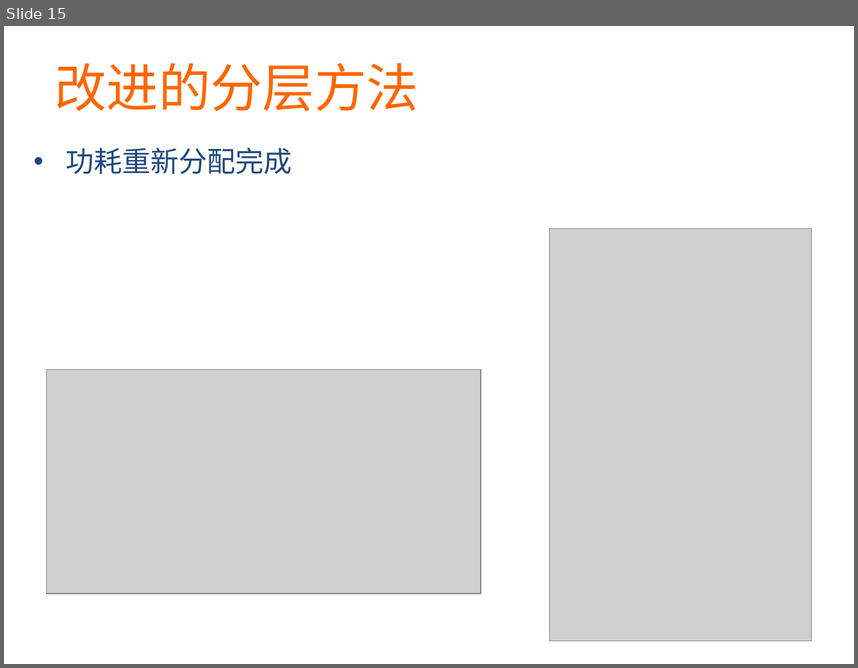
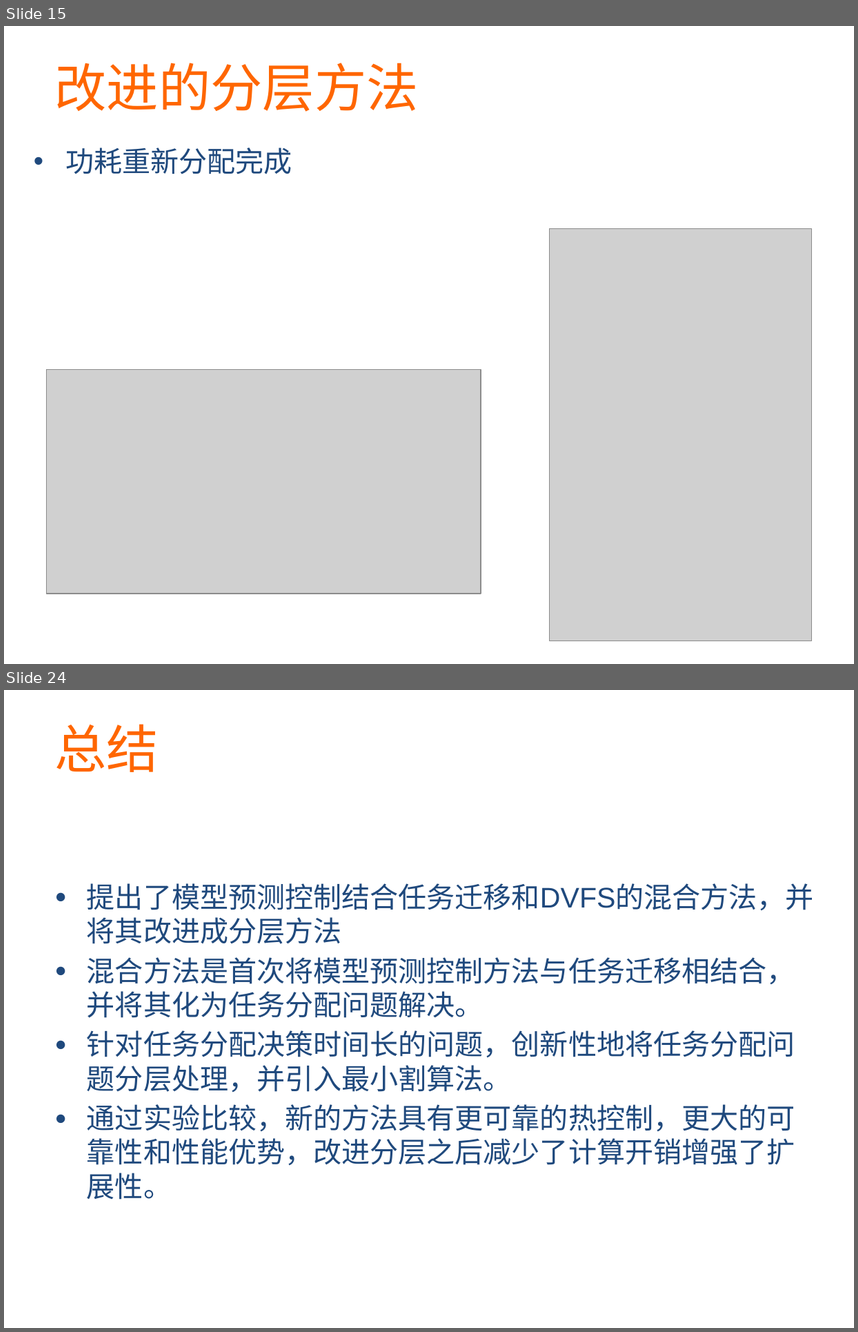
Before and after one commit to martian9/xin-yuan-houqin, a slide deck: ppt/majian.pptx. Shown one above the other, each under a label of ours: slide 15 before the commit, slides 15 and 24 after it; the slides between them are not shown. The pictures are 858x668 and 858x1332 pixels, drawn with LibreOffice and Linux fonts; fonts in the diff are those of the drawing; grey boxes stand for pictures. Boxes give left, top, right and bottom in pixels: in the first picture for what was removed or moved away, otherwise in the second. Text is boxed around its words. In the diff, an @@ line names an element or a change of style, - is before the commit and + after.

```diff
--- a/ppt/majian.pptx
+++ b/ppt/majian.pptx
@@ slide 24 added at <box>4,690,854,1328</box>, background #FFFFFF @@
@@ text added at <box>55,724,159,772</box>, 44 pt, text #FF6600 @@
+总结
@@ text added at <box>87,883,814,1199</box>, 24 pt, text #1F497D @@
+● 提出了模型预测控制结合任务迁移和DVFS的混合方法，并将其改进成分层方法
+● 混合方法是首次将模型预测控制方法与任务迁移相结合，并将其化为任务分配问题解决。
+● 针对任务分配决策时间长的问题，创新性地将任务分配问题分层处理，并引入最小割算法。
+● 通过实验比较，新的方法具有更可靠的热控制，更大的可靠性和性能优势，改进分层之后减少了计算开销增强了扩展性。
```
Also in this commit, not shown: 4 slides changed, 8 other slides added, 6 slides removed.
